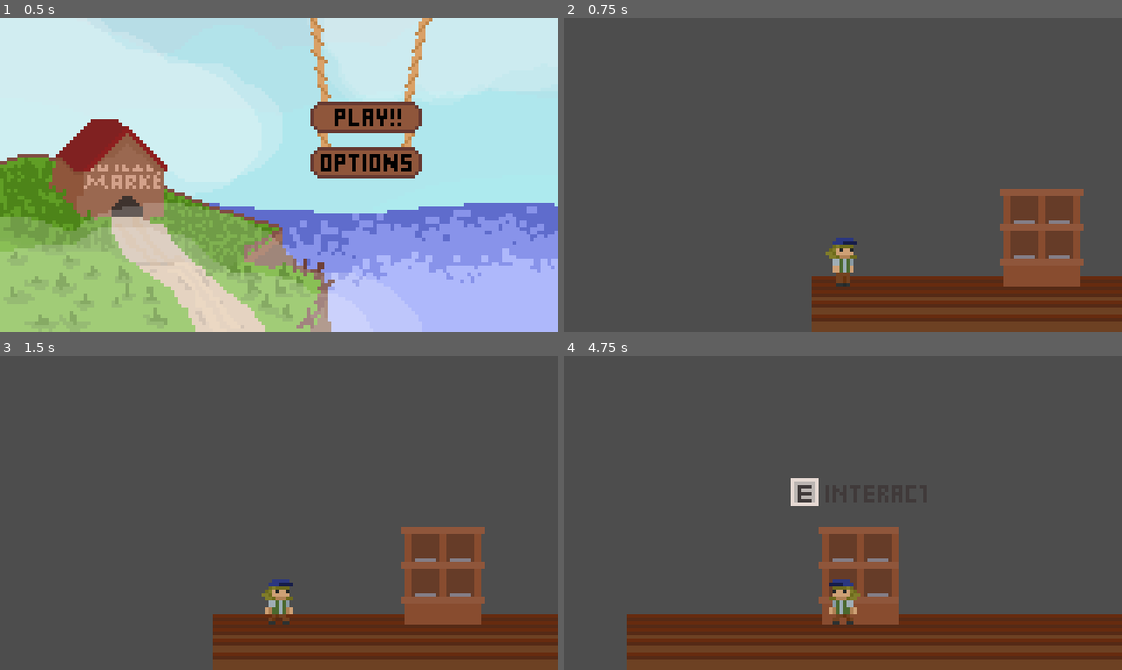
Above: before the commit, frames 1-4 (two rows, left to right).
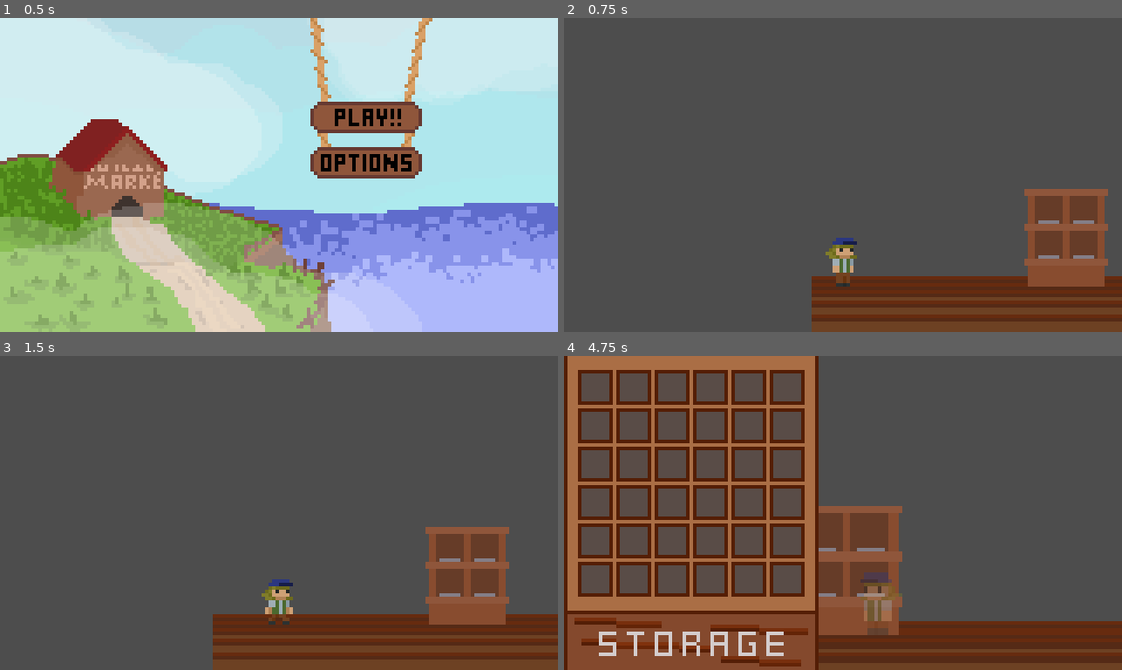
Above: after the commit, the same moments.

Repository: FreiCaneco/sigmarket
Game: Godot game, scene res://main.tscn
The game is run twice, just before and just after one commit, with the same random seed, the same clock (stepped at 60 frames per second) and the same inputs.
Inputs (mouse positions are in pixels of both pictures, inside the frame that each line leads up to):
- Up to frame 1 (0.5 s): no input
- Up to frame 2 (0.75 s): click (932, 118) at 0.5 s
- Up to frame 3 (1.5 s): hold D (move_right) from 1.28 s (still down); tap E (interact) at 1.35 s
- Up to frame 4 (4.75 s): release D (move_right) at 2.03 s; hold A (move_left) 2.03-2.78 s; tap E (interact) every 0.75 s from 2.1 to 4.35 s; hold D (move_right) 2.78-4.28 s; hold A (move_left) from 4.28 s (still down)

Frame 1 is identical in both runs. In frame 2, 3.6% of the frame differs, in the area x 78-98%, y 54-86%; in frame 3, 3.6%; in frame 4, 33%, in the area x 0-100%, y 0-100%.

Commit message:
SISTEMA DE DRAG AND DROP OFICIALMENTE FUNCIONANDO!!!

Diff:
--- a/UI/item_ui.tscn
+++ /dev/null
@@ -1,9 +0,0 @@
-[gd_scene format=3 uid="uid://doap8m6cogd6a"]
-
-[node name="ItemUI" type="Control"]
-layout_mode = 3
-anchors_preset = 15
-anchor_right = 1.0
-anchor_bottom = 1.0
-grow_horizontal = 2
-grow_vertical = 2
--- a/UI/storage_popup.gd
+++ b/UI/storage_popup.gd
@@ -3,12 +3,20 @@
 @onready var grid: GridContainer = $Storage
 
 func _ready() -> void:
+	load_item_slots()
 	self.visible = false
-	InteractionEvents.shelf_interacted.connect(open_storage)
-	InteractionEvents.exit_pressed.connect(close_storage)
+	SignalBus.shelf_interacted.connect(open_storage)
+	SignalBus.exit_pressed.connect(close_storage)
 
 func open_storage(_shelf_node):
 	self.visible = true
+	print("Era pra estar aberto")
 
 func close_storage():
 	self.visible = false
+
+func load_item_slots() -> void:
+	var item = preload("res://scenes/item.tscn")
+	for i in range(36):
+		var item_instantiated = item.instantiate()
+		grid.add_child(item_instantiated)
--- a/project.godot
+++ b/project.godot
@@ -16,8 +16,8 @@
 
 [autoload]
 
-InteractionEvents="*res://singletons/InteractionEvents.gd"
-Global="*res://singletons/Global.gd"
+SignalBus="*res://singletons/signal_bus.gd"
+Global="*res://singletons/global.gd"
 
 [display]
 
@@ -31,6 +31,7 @@
 [global_group]
 
 Player=""
+droppable_area=""
 
 [input]
 
--- /dev/null
+++ b/resources/items/apple.tres
@@ -0,0 +1,14 @@
+[gd_resource type="Resource" script_class="ItemResource" load_steps=4 format=3 uid="uid://cn8wgtqxabae5"]
+
+[ext_resource type="Texture2D" uid="uid://sh5u2cgkgf0r" path="res://assets/items6x6.png" id="1_2oqkr"]
+[ext_resource type="Script" uid="uid://ggeuckxrh3si" path="res://resources/item_resource.gd" id="1_4nsy8"]
+
+[sub_resource type="AtlasTexture" id="AtlasTexture_yw5el"]
+atlas = ExtResource("1_2oqkr")
+region = Rect2(64, 32, 8, 8)
+
+[resource]
+script = ExtResource("1_4nsy8")
+item_name = "apple"
+item_texture = SubResource("AtlasTexture_yw5el")
+metadata/_custom_type_script = "uid://ggeuckxrh3si"
--- a/resources/shelf_resource.gd
+++ b/resources/shelf_resource.gd
@@ -1,5 +1,5 @@
 extends Resource
-class_name shelf_resource
+class_name ShelfResource
 
 enum shelf_types {
 	SQUARE_2X2,
--- a/resources/shelfs/2x2_shelf.tres
+++ /dev/null
@@ -1,7 +0,0 @@
-[gd_resource type="Resource" script_class="shelf_resource" load_steps=2 format=3 uid="uid://benye3t1ff5kk"]
-
-[ext_resource type="Script" uid="uid://srn3rl4f16x0" path="res://resources/shelf_resource.gd" id="1_ww0hf"]
-
-[resource]
-script = ExtResource("1_ww0hf")
-metadata/_custom_type_script = "uid://srn3rl4f16x0"
--- /dev/null
+++ b/resources/shelfs/two_by_two.tres
@@ -0,0 +1,7 @@
+[gd_resource type="Resource" script_class="ShelfResource" load_steps=2 format=3 uid="uid://byiqu0pfnpedl"]
+
+[ext_resource type="Script" uid="uid://srn3rl4f16x0" path="res://resources/shelf_resource.gd" id="1_3ptxu"]
+
+[resource]
+script = ExtResource("1_3ptxu")
+metadata/_custom_type_script = "uid://srn3rl4f16x0"
--- a/scenes/game.tscn
+++ b/scenes/game.tscn
@@ -1,12 +1,12 @@
 [gd_scene load_steps=11 format=3 uid="uid://dqgdtre7m6pyj"]
 
+[ext_resource type="PackedScene" uid="uid://cgktrmvr81lli" path="res://scenes/shelf.tscn" id="2_iywne"]
 [ext_resource type="PackedScene" uid="uid://bfkx36jd2fwoc" path="res://scenes/player.tscn" id="2_lnu2h"]
 [ext_resource type="Texture2D" uid="uid://c1wn5lb2nvrks" path="res://assets/TILES.png" id="2_yqjtg"]
-[ext_resource type="PackedScene" uid="uid://cgktrmvr81lli" path="res://scenes/shelf.tscn" id="3_lnu2h"]
-[ext_resource type="Texture2D" uid="uid://dpxukmm6afkbn" path="res://assets/builds.png" id="4_lbhrr"]
+[ext_resource type="Resource" uid="uid://byiqu0pfnpedl" path="res://resources/shelfs/two_by_two.tres" id="3_p57ef"]
+[ext_resource type="Texture2D" uid="uid://dpxukmm6afkbn" path="res://assets/builds.png" id="4_u5sy4"]
 [ext_resource type="PackedScene" uid="uid://dbwpbtyj2p4ef" path="res://UI/storage_popup.tscn" id="5_iywne"]
 [ext_resource type="Script" uid="uid://cpj4xid3rehgd" path="res://scripts/camera.gd" id="5_p57ef"]
-[ext_resource type="Resource" uid="uid://benye3t1ff5kk" path="res://resources/shelfs/2x2_shelf.tres" id="6_p57ef"]
 
 [sub_resource type="AtlasTexture" id="AtlasTexture_lnu2h"]
 atlas = ExtResource("2_yqjtg")
@@ -46,10 +46,10 @@
 scale = Vector2(1.8203125, 0.08593744)
 shape = SubResource("RectangleShape2D_yqjtg")
 
-[node name="Shelf" parent="." instance=ExtResource("3_lnu2h")]
-position = Vector2(66, 63)
-shelf_res = ExtResource("6_p57ef")
-texture = SubResource("AtlasTexture_u5sy4")
+[node name="Shelf" parent="." instance=ExtResource("2_iywne")]
+position = Vector2(73, 63)
+shelf_res = ExtResource("3_p57ef")
+texture = SubResource("AtlasTexture_p57ef")
 
 [node name="Player" parent="." instance=ExtResource("2_lnu2h")]
 position = Vector2(9, 70)
@@ -58,7 +58,7 @@
 offset = Vector2(0, -25)
 script = ExtResource("5_p57ef")
 
-[node name="TopLayer" type="CanvasLayer" parent="." groups=["DraggableScenes"]]
+[node name="TopLayer" type="CanvasLayer" parent="." groups=["UI"]]
 layer = 0
 
 [node name="StoragePopUp" parent="TopLayer" instance=ExtResource("5_iywne")]
--- /dev/null
+++ b/scenes/item.tscn
@@ -0,0 +1,16 @@
+[gd_scene load_steps=2 format=3 uid="uid://xh0c14u401rd"]
+
+[ext_resource type="Script" uid="uid://dnpfjf3t24xq7" path="res://scripts/item.gd" id="1_4gq7n"]
+
+[node name="Item" type="TextureRect"]
+custom_minimum_size = Vector2(8, 8)
+anchors_preset = 8
+anchor_left = 0.5
+anchor_top = 0.5
+anchor_right = 0.5
+anchor_bottom = 0.5
+grow_horizontal = 2
+grow_vertical = 2
+mouse_filter = 0
+expand_mode = 1
+script = ExtResource("1_4gq7n")
--- a/scenes/item_game.tscn
+++ /dev/null
@@ -1,20 +0,0 @@
-[gd_scene load_steps=5 format=3 uid="uid://cqlopwmewqv5o"]
-
-[ext_resource type="Script" uid="uid://cljveyp3h0fhj" path="res://scripts/item_game.gd" id="1_t13gc"]
-[ext_resource type="Texture2D" uid="uid://sh5u2cgkgf0r" path="res://assets/items6x6.png" id="2_jvgnk"]
-
-[sub_resource type="AtlasTexture" id="AtlasTexture_mrojf"]
-atlas = ExtResource("2_jvgnk")
-region = Rect2(64, 32, 8, 8)
-
-[sub_resource type="CircleShape2D" id="CircleShape2D_dshth"]
-radius = 3.0
-
-[node name="ItemGame" type="Area2D"]
-script = ExtResource("1_t13gc")
-
-[node name="Sprite2D" type="Sprite2D" parent="."]
-texture = SubResource("AtlasTexture_mrojf")
-
-[node name="CollisionShape2D" type="CollisionShape2D" parent="."]
-shape = SubResource("CircleShape2D_dshth")
--- a/scenes/shelf.tscn
+++ b/scenes/shelf.tscn
@@ -13,4 +13,4 @@
 [node name="CameraPosition" type="Marker2D" parent="."]
 position = Vector2(-17, 25)
 
-[connection signal="player_interacted" from="InteractionComponent" to="." method="_on_player_interacted"]
+[connection signal="player_interacted" from="InteractionComponent" to="." method="_on_player_interaction"]
--- a/scripts/camera.gd
+++ b/scripts/camera.gd
@@ -1,12 +1,11 @@
 extends Camera2D
-
 
 func _enter_tree() -> void:
 	Global.cam = self
 
 func _ready() -> void:
-	InteractionEvents.shelf_interacted.connect(go_to_shelf)
-	InteractionEvents.exit_pressed.connect(go_to_player)
+	SignalBus.shelf_interacted.connect(go_to_shelf)
+	SignalBus.exit_pressed.connect(go_to_player)
 
 func go_to_shelf(shelf: Node2D) -> void:
 	var correct_position: Marker2D = shelf.get_node("CameraPosition")
--- a/scripts/interaction_component.gd
+++ b/scripts/interaction_component.gd
@@ -1,6 +1,6 @@
 extends Node2D
 
-signal player_interacted(player: Node2D)
+signal player_interacted
 var player_in_area := false
 
 @onready var texture_rect: TextureRect = $TextureRect
@@ -13,14 +13,14 @@
 func _ready() -> void:
 	set_process(false)
 
-func _process(delta: float) -> void:
+func _process(_delta: float) -> void:
 	if player_in_area and Input.is_action_just_pressed("interact"):
 		player_interacted.emit()
 		interaction_animation()
 		interacting = true
 
 	if Input.is_action_just_pressed("exit") and interacting == true:
-		InteractionEvents.exit_pressed.emit()
+		SignalBus.exit_pressed.emit()
 		interacting = false
 
 func _on_area_2d_body_entered(body: Node2D) -> void:
@@ -29,7 +29,6 @@
 		reset_tweens()
 		start_hover_animation()
 		player_in_area = true
-
 
 func _on_area_2d_body_exited(body: Node2D) -> void:
 	if body.is_in_group("Player"):
--- /dev/null
+++ b/scripts/item.gd
@@ -0,0 +1,24 @@
+extends TextureRect
+
+func _get_drag_data(at_position: Vector2) -> Variant:
+
+	var preview_texture  = TextureRect.new()
+
+	preview_texture.texture = texture
+	preview_texture.expand_mode = TextureRect.EXPAND_IGNORE_SIZE
+	preview_texture.size = Vector2(4,4)
+
+	var preview = Control.new()
+	preview.add_child(preview_texture)
+
+	set_drag_preview(preview)
+	var data = texture
+	texture = null
+
+	return data
+
+func _can_drop_data(at_position: Vector2, data: Variant) -> bool:
+	return data is Texture2D
+
+func _drop_data(at_position: Vector2, data: Variant) -> void:
+	texture = data
--- a/scripts/item_game.gd
+++ /dev/null
@@ -1,5 +0,0 @@
-extends Node2D
-
-@export var item_resource: ItemResource
-
-# Quando arrastar, arrastar o item resource basicamente
--- a/scripts/player_vfx.gd
+++ b/scripts/player_vfx.gd
@@ -4,8 +4,8 @@
 @onready var anim: AnimationPlayer = $"../AnimationPlayer"
 
 func _ready() -> void:
-	InteractionEvents.shelf_interacted.connect(shelf_interaction)
-	InteractionEvents.exit_pressed.connect(shelf_exit)
+	SignalBus.shelf_interacted.connect(shelf_interaction)
+	SignalBus.exit_pressed.connect(shelf_exit)
 	player = get_parent()
 
 func shelf_interaction(_shelf) -> void:
--- a/scripts/shelf.gd
+++ b/scripts/shelf.gd
@@ -1,41 +1,52 @@
-@tool
 extends Node2D
 
 @onready var sprite_2d: Sprite2D = $Sprite2D
 @onready var camera_position: Marker2D = $CameraPosition
 
-@export var shelf_res: shelf_resource
+@export var shelf_res: ShelfResource
 @export var texture: AtlasTexture:
 	set(value):
 		texture = value
 		if sprite_2d:
 			sprite_2d.texture = texture
 
+var ui_canvas: CanvasLayer
+var slots_grid: GridContainer
+
 func _ready() -> void:
+	ui_canvas = get_tree().get_first_node_in_group("UI")
 	if texture:
 		sprite_2d.texture = texture
-
 	add_slots_based_on_type()
 
-func _on_player_interacted() -> void:
-	InteractionEvents.shelf_interacted.emit(self)
+func _process(_delta: float) -> void:
+	if slots_grid and slots_grid.visible:
+		# Use a reference point on the shelf
+		var shelf_screen_pos = get_global_transform_with_canvas().origin
+		var z = Global.cam.zoom.x
+		var grid_offset = Vector2(-9, -12)
+		slots_grid.global_position = (shelf_screen_pos + (grid_offset * z)).round()
+		slots_grid.scale = Vector2(z, z)
 
 func add_slots_based_on_type() -> void:
+	var grid := GridContainer.new()
+	var item = load("res://scenes/item.tscn")
 	var numOfSlots: int
-	var grid := GridContainer.new()
 	grid.add_theme_constant_override("h_separation",2)
 	grid.add_theme_constant_override("v_separation",2)
 	grid.mouse_filter = Control.MOUSE_FILTER_PASS
 
 	match shelf_res.shelf_type:
-		shelf_resource.shelf_types.SQUARE_2X2:
+		shelf_res.shelf_types.SQUARE_2X2:
 			grid.columns = 2
 			grid.size = Vector2(18,18)
 			grid.position = Vector2(-9,-12)
 			numOfSlots = 4
-			add_child(grid)
+			slots_grid = grid
+			ui_canvas.add_child(grid)
 			for i in range(numOfSlots):
-				pass
-				#var item = load("res://scenes/item.tscn")
-				#item = item.instantiate()
-				#grid.add_child(item)
+				var new_item = item.instantiate()
+				grid.add_child(new_item)
+
+func _on_player_interaction() -> void:
+	SignalBus.shelf_interacted.emit(self)
--- a/teste.tscn
+++ b/teste.tscn
@@ -1,3 +1,3 @@
 [gd_scene format=3 uid="uid://dswbs8iho1bs"]
 
-[node name="Control" type="Node2D"]
+[node name="TestScene" type="Node2D"]
Not shown: 1 places in scenes/game.tscn that only renumber resources
Not shown, added: scripts/item.gd.uid
Not shown, removed: scripts/item_game.gd.uid
Renamed: singletons/InteractionEvents.gd -> singletons/signal_bus.gd
Renamed: singletons/InteractionEvents.gd.uid -> singletons/signal_bus.gd.uid
Not shown, added: teste.tscn5202594385.tmp
Not shown, added: teste.tscn5208428677.tmp
Not shown, added: teste.tscn5213184423.tmp
